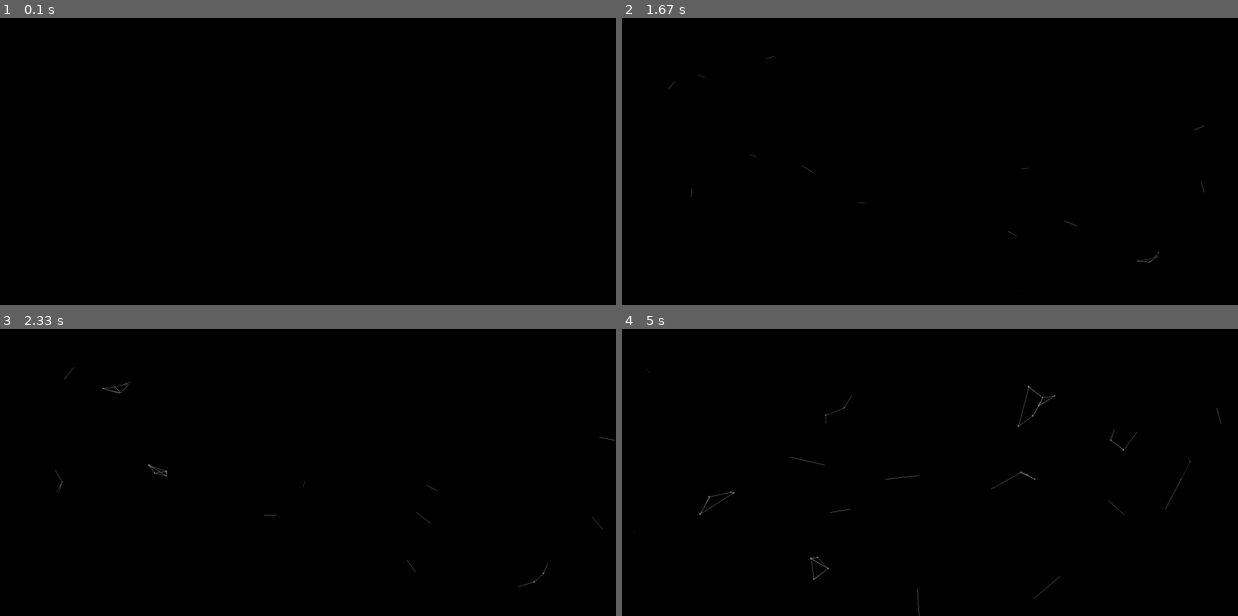
Above: before the commit, frames 1-4 (two rows, left to right).
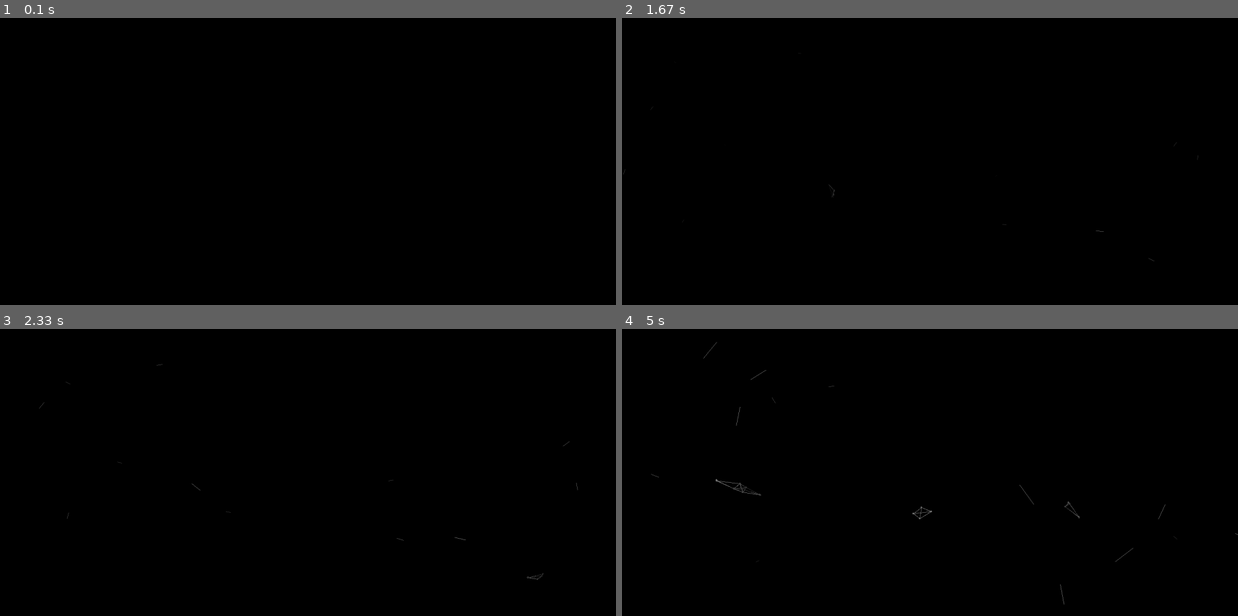
Above: after the commit, the same moments.

Repository: frost-dream/pygame-arts
Game: pygame game, started from really new file.py
The game is run twice, just before and just after one commit, with the same random seed, the same clock (stepped at 60 frames per second) and the same inputs.
Inputs (mouse positions are in pixels of both pictures, inside the frame that each line leads up to):
- Up to frame 1 (0.1 s): no input
- Up to frame 2 (1.67 s): click (991, 224) at 0.88 s; click (1157, 261) at 1.22 s; click (782, 104) at 1.55 s
- Up to frame 3 (2.33 s): click (542, 578) at 1.88 s; click (221, 412) at 2.22 s
- Up to frame 4 (5 s): click (1145, 547) at 2.55 s; click (726, 501) at 2.88 s; click (751, 417) at 3.22 s; click (782, 521) at 3.55 s; click (1151, 538) at 3.88 s; click (745, 578) at 4.22 s; click (739, 489) at 4.55 s; click (966, 552) at 4.88 s

Frame 1 is identical in both runs. In frame 2, less than 0.1% of the frame differs, in the area x 0-95%, y 13-86%; in frame 3, 0.2%; in frame 4, 0.5%, in the area x 4-100%, y 4-100%.

Commit message:
really new file.py

Diff:
--- a/really new file.py
+++ b/really new file.py
@@ -37,26 +37,22 @@
                 y1 = line['y'] + line['timer'] // 5 * sin(line['angle'])
                 x2 = other_line['x'] + other_line['timer'] // 5 * cos(other_line['angle'])
                 y2 = other_line['y'] + other_line['timer'] // 5 * sin(other_line['angle'])
-                distance = dist((line['x'], line['y']), (other_line['x'], other_line['y']))
-                if distance < 50:
+                if dist((line['x'], line['y']), (other_line['x'], other_line['y'])) < 50:
                     alpha = min([120, line['timer']])
                     l(screen, (alpha, alpha, alpha), (line['x'], line['y']), (other_line['x'], other_line['y']), 1)
                     circle(screen, (alpha, alpha, alpha), (line['x'], line['y']), 2)
                     circle(screen, (alpha, alpha, alpha), (other_line['x'], other_line['y']), 2)
-                distance = dist((line['x'], line['y']), (x2, y2))
-                if distance < 50:
+                if dist((line['x'], line['y']), (x2, y2)) < 50:
                     alpha = min([120, line['timer']])
                     l(screen, (alpha, alpha, alpha), (line['x'], line['y']), (x2, y2), 1)
                     circle(screen, (alpha, alpha, alpha), (line['x'], line['y']), 2)
                     circle(screen, (alpha, alpha, alpha), (x2, y2), 2)
-                distance = dist((x1, y1), (x2, y2))
-                if distance < 50:
+                if dist((x1, y1), (x2, y2)) < 50:
                     alpha = min([120, line['timer']])
                     l(screen, (alpha, alpha, alpha), (x1, y1), (x2, y2), 1)
                     circle(screen, (alpha, alpha, alpha), (x1, y1), 2)
                     circle(screen, (alpha, alpha, alpha), (x2, y2), 2)
-                distance = dist((x1, y1), (other_line['x'], other_line['y']))
-                if distance < 50:
+                if dist((x1, y1), (other_line['x'], other_line['y'])) < 50:
                     alpha = min([120, line['timer']])
                     l(screen, (alpha, alpha, alpha), (x1, y1), (other_line['x'], other_line['y']), 1)
                     circle(screen, (alpha, alpha, alpha), (x1, y1), 2)
@@ -84,4 +80,4 @@
             line['x'] += cos(angle_to_mouse) * 5
             line['y'] += sin(angle_to_mouse) * 5
     flip()
-    clock.tick(100)
+    clock.tick(60)
